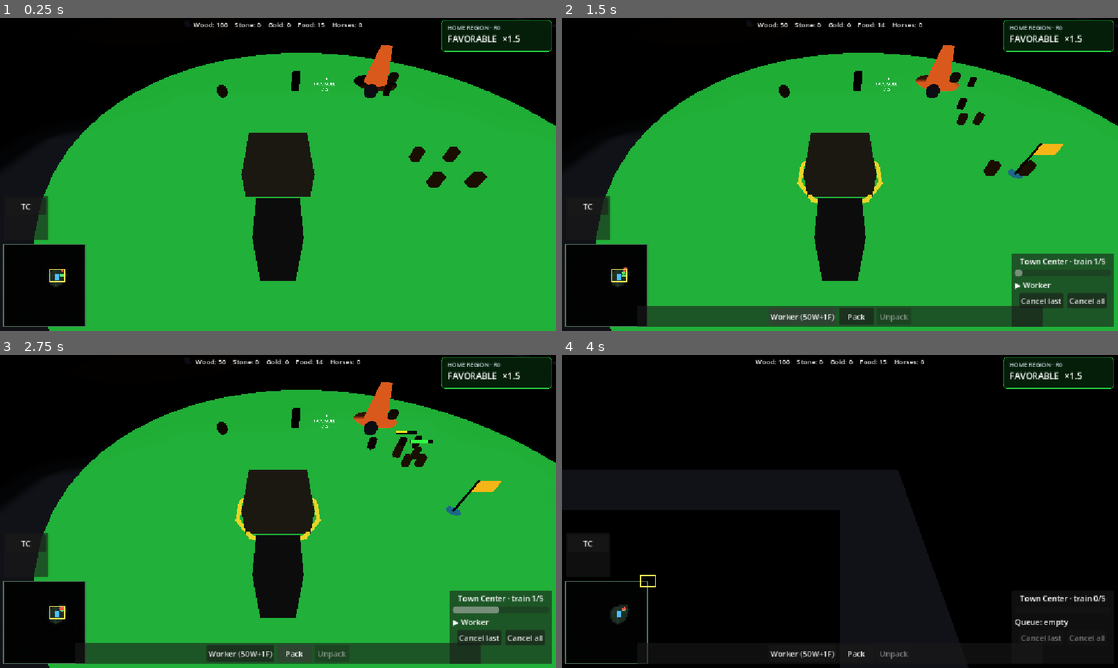
Above: before the commit, frames 1-4 (two rows, left to right).
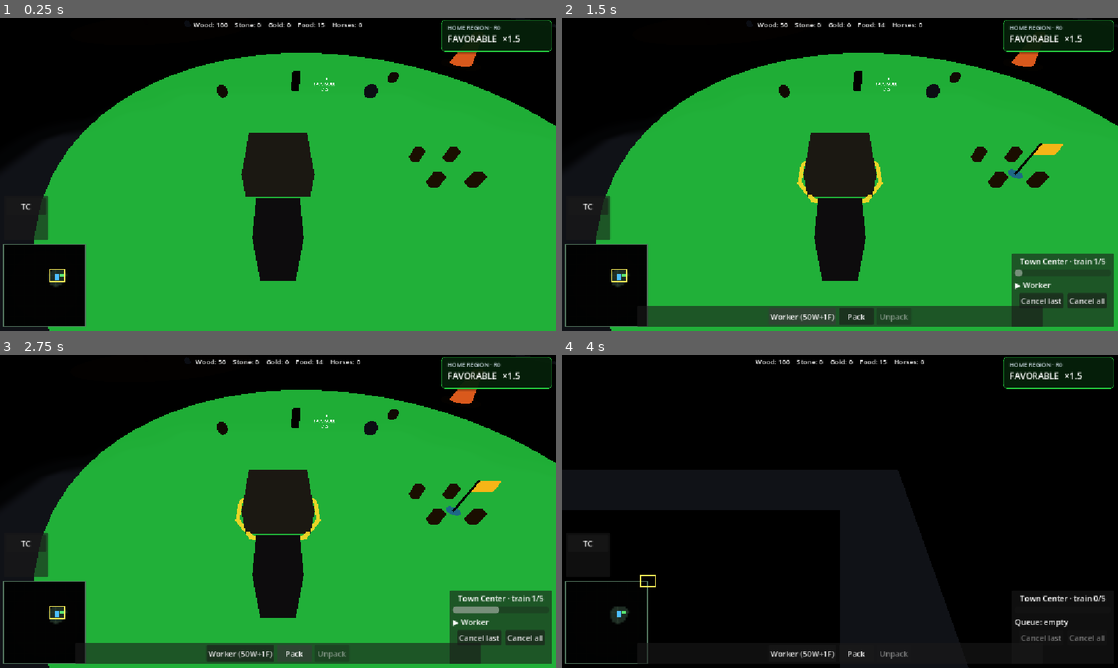
Above: after the commit, the same moments.

Repository: Ferrum-t/RTS-Game
Game: Godot game, scene res://Scenes/World/World.tscn
Same seed, same stepped clock (60 frames per second), same inputs: the game is played once before the commit and once after it.
Inputs (mouse positions are in pixels of both pictures, inside the frame that each line leads up to):
- Up to frame 1 (0.25 s): no input
- Up to frame 2 (1.5 s): click "TC" at 0.5 s; click "Worker (50W+1F)" at 1.25 s
- Up to frame 3 (2.75 s): click "Pack" at 2 s
- Up to frame 4 (4 s): click "Cancel last" at 2.75 s; drag from (606, 621) to (895, 442) at 3.52 s

The runs differ from the first frame. In frame 1, 0.7% of the frame differs, in the area x 11-86%, y 8-82%; in frame 2, 1.6%; in frame 3, 1.7%, in the area x 10-88%, y 8-83%; in frame 4, less than 0.1%.

Commit message:
M31: L spawns one debug chest; camps farther from worker paths

Diff:
--- a/Scripts/World.gd
+++ b/Scripts/World.gd
@@ -1,4 +1,6 @@
 extends Node3D
+
+var _debug_chest: Node = null
 
 
 func _ready() -> void:
@@ -6,11 +8,10 @@
 
 
 func _spawn_m30_camps() -> void:
-	# VERY close to player TC (28,-22) so easy to find
-	# MELEE orange ~ SE of base, ARCHER still near enemy side but closer
+	# Away from main worker tree/stone so creeps don't aggro eco
 	var setups: Array = [
-		{"pos": Vector3(40.0, 0.0, -38.0), "kind": 0},
-		{"pos": Vector3(-40.0, 0.0, 38.0), "kind": 1},
+		{"pos": Vector3(55.0, 0.0, -45.0), "kind": 0},
+		{"pos": Vector3(-55.0, 0.0, 45.0), "kind": 1},
 	]
 	var camp_script: Script = load("res://Scripts/WorldObjects/NeutralCamp.gd") as Script
 	if camp_script == null:
@@ -40,7 +41,7 @@
 				cm.cancel_build_mode()
 				get_viewport().set_input_as_handled()
 				return
-		# Debug: L = spawn loot chest at Temirbat feet
+		# Debug: L = one chest at Temirbat (replaces previous debug chest)
 		if event.keycode == KEY_L and OS.is_debug_build():
 			_debug_spawn_chest_at_hero()
 			get_viewport().set_input_as_handled()
@@ -52,10 +53,13 @@
 
 
 func _debug_spawn_chest_at_hero() -> void:
+	if _debug_chest != null and is_instance_valid(_debug_chest):
+		_debug_chest.queue_free()
+		_debug_chest = null
 	var pos := Vector3(30.0, 0.0, -25.0)
 	for n in get_tree().get_nodes_in_group("Hero"):
 		if is_instance_valid(n) and n is Node3D:
-			pos = (n as Node3D).global_position + Vector3(2.0, 0.0, 2.0)
+			pos = (n as Node3D).global_position + Vector3(2.5, 0.0, 2.5)
 			break
 	var chest := StaticBody3D.new()
 	var script: Script = load("res://Scripts/WorldObjects/ArtifactChest.gd") as Script
@@ -68,4 +72,5 @@
 	chest.global_position = pos
 	if "source_label" in chest:
 		chest.source_label = "DEBUG"
-	print("[M31] DEBUG chest at ", pos, " — press L near hero")
+	_debug_chest = chest
+	print("[M31] DEBUG chest (only 1) at ", pos)
